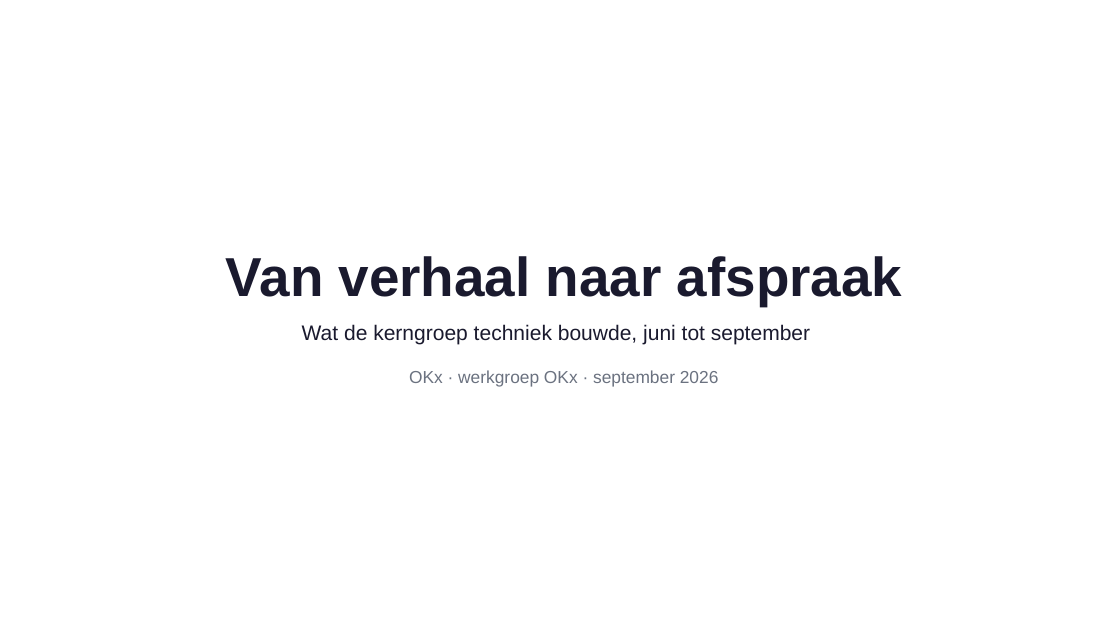
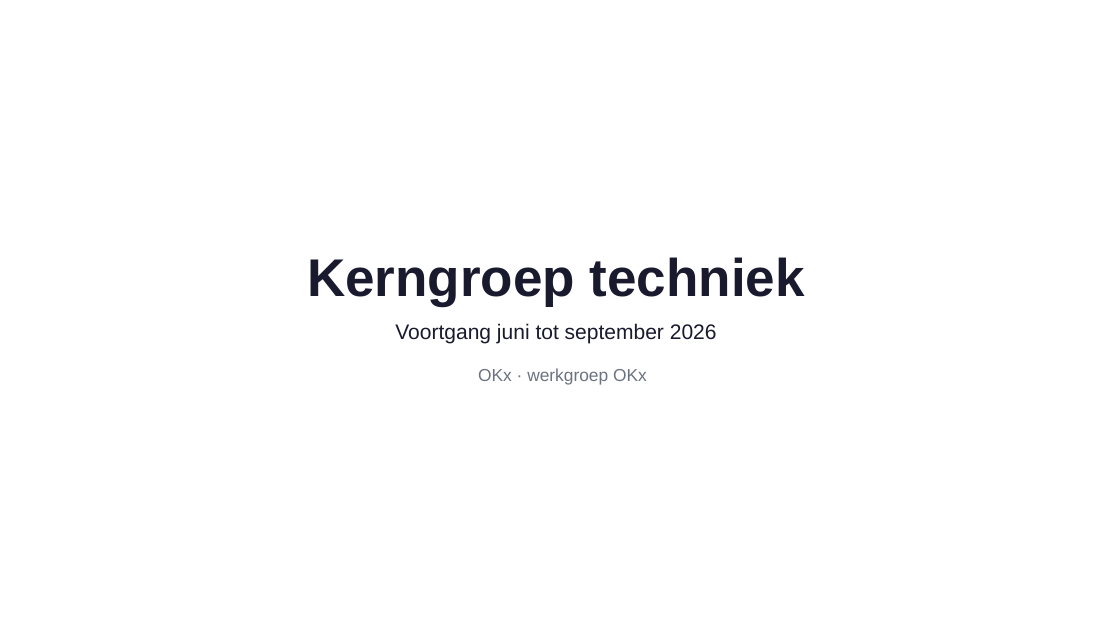
Before and after one commit to Npuls-OKx/meta, a slide deck: slide 1 of presentaties/export/260929_werkgroep_okx_voortgang/260929_werkgroep_okx_voortgang.pptx. Drawn at 1120x631 pixels with LibreOffice and Linux fonts; fonts in the diff are those of the drawing; background and template pictures are left out. Boxes give left, top, right and bottom in pixels: in the first picture for what was removed or moved away, otherwise in the second. Text is boxed around its words. In the diff, an @@ line names an element or a change of style, - is before the commit and + after.

```diff
--- a/presentaties/export/260929_werkgroep_okx_voortgang/260929_werkgroep_okx_voortgang.pptx
+++ b/presentaties/export/260929_werkgroep_okx_voortgang/260929_werkgroep_okx_voortgang.pptx
@@ text at bbox=[307, 257, 805, 306]: text changed; size 36 to 34.8 pt @@
-Van verhaal naar afspraak
+Kerngroep techniek
@@ text at bbox=[395, 323, 717, 344]: text changed @@
-Wat de kerngroep techniek bouwde, juni tot september
+Voortgang juni tot september 2026
@@ text at bbox=[478, 368, 647, 385]: text changed @@
-OKx · werkgroep OKx · september 2026
+OKx · werkgroep OKx
```
Also in this commit, not shown: 2 other slides changed, 3 slides added, 3 slides removed, 2 other files.
